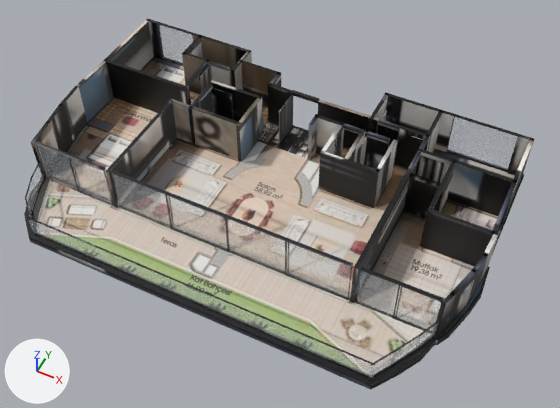
The glTF model akasya-3d/koru-4/model.glb as it was, and as the next commit left it.
Before and after are seen from a 50 mm lens placed at (11.2, -20.8, 25.8), pointed at (1.0, -0.4, 0.3). The axes (+X, +Y, +Z) are drawn at lower left. The lights are the same throughout. The older version comes first. Where no turn or scale is listed for an object, it has been applied to the vertices. Vertices at exactly the same position are counted once.
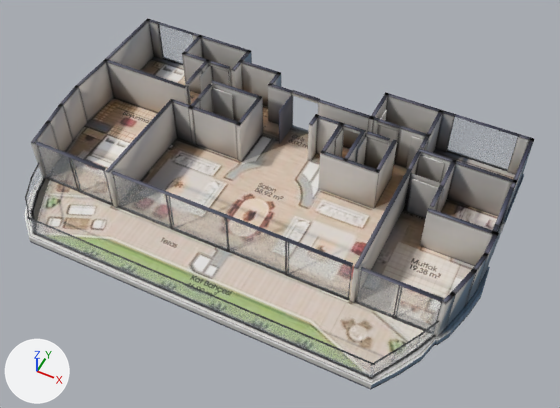
Diff of the bpy script that builds the scene:
```diff
--- a/akasya-3d/koru-4/model.glb.py
+++ b/akasya-3d/koru-4/model.glb.py
@@ me_mesh_0 @@
 # used by ob_mesh_0; location = (-10.41, 6.56, -0.36)
-me_mesh_0.from_pydata(...)  # 4158 vertices, 7566 faces; spans x 0.0..20.7, y -13.2..0.0, z 0.0..2.6
+me_mesh_0.from_pydata(...)  # 3362 vertices, 5976 faces; spans x 0.0..20.7, y -13.2..0.0, z 0.0..2.6
+# me_mesh_0 part 1: 22 vertices moved within x 4.7..19.8, y -10.2..-2.1, z 0.0..0.4; 796 vertices removed from x 0.2..20.6, y -10.3..0.0, z 0.0..0.4
+# me_mesh_0 part 2: 2195 kept faces spanning x 0.0..20.7, y -13.2..0.0, z 0.0..2.6 get new texture (UV) coordinates
 me_mesh_0.materials.append(mat_baked)
```

Where the change shows, as pixel boxes (x1, y1, x2, y2) in the pictures (560 x 408 px):
part 1 of me_mesh_0, reshaped (mostly hidden afterwards): before (106, 62, 524, 372); after (211, 83, 436, 348)
part 2 of me_mesh_0, surface changed: (25, 20, 533, 389) in both
